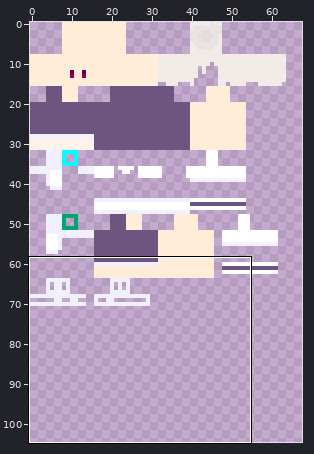
Sprite sheet, stored at izayoi_sakuya/texture.png. Above: a wide view before the commit, with the close-up outlined.
Close-up. Before:
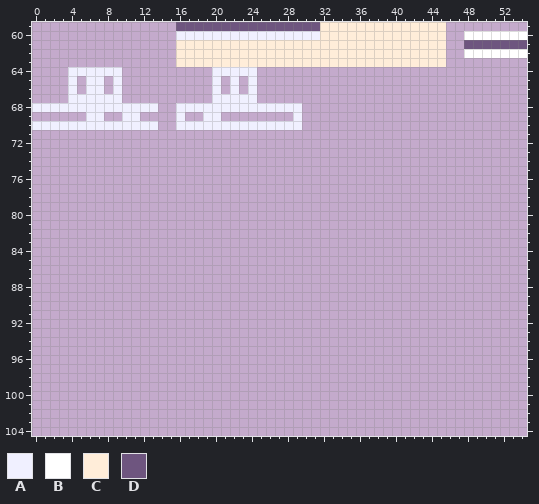
The file is 128x128 pixels. Colours within 5 levels of each other are drawn and written as one. Shown: x 0..54, y 59..104. The wide view leaves out empty margins.
Palette (. is transparent): A #f0f0ff  B #ffffff  C #ffedd9  D #6e557f
Pixels before (only the part around the change), first column x 0:
 59 ................DDDDDDDDDDDDDDDDCCCCCCCCCCCCCC.........
 60 ................AAAAAAAAAAAAAAAACCCCCCCCCCCCCC..BBBBBBB
 61 ................CCCCCCCCCCCCCCCCCCCCCCCCCCCCCC..DDDDDDD
 62 ................CCCCCCCCCCCCCCCCCCCCCCCCCCCCCC..BBBBBBB
 63 ................CCCCCCCCCCCCCCCCCCCCCCCCCCCCCC.........
 64 ....AAAAAA..........AAAAA..............................
 65 ....A.AA.A..........A.A.A..............................
 66 ....A.AA.A..........A.A.A..............................
 67 ....AAAAAA..........AAAAA..............................
 68 AAAAAAAAAAAAAA..AAAAAAAAAAAAAA.........................
 69 ......AA..AA....A..AA........A.........................
 70 AAAAAAAAAAAAAA..AAAAAAAAAAAAAA.........................
 71 .......................................................
 72 .......................................................
 73 .......................................................
 74 .......................................................
 75 .......................................................
 76 .......................................................
 77 .......................................................
 78 .......................................................
 79 .......................................................
 80 .......................................................
 81 .......................................................
 82 .......................................................
 83 .......................................................
 84 .......................................................
 85 .......................................................
 86 .......................................................
 87 .......................................................
 88 .......................................................
 89 .......................................................
 90 .......................................................
 91 .......................................................
 92 .......................................................
 93 .......................................................
 94 .......................................................
 95 .......................................................
 96 .......................................................
 97 .......................................................
 98 .......................................................
 99 .......................................................
100 .......................................................
101 .......................................................
102 .......................................................
103 .......................................................
104 .......................................................
After the commit:
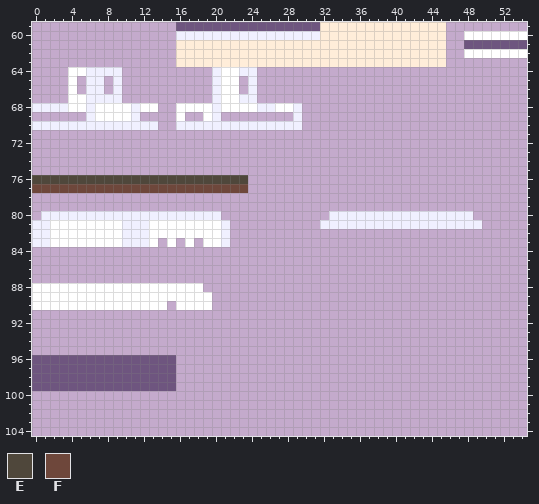
Colours new in this view: E #4f473b  F #6e473b
Difference:
{"y":64,"x":4,"old":"AA","new":"BB"}
{"y":64,"x":21,"old":"AA","new":"BB"}
{"y":65,"x":4,"old":"A","new":"B"}
{"y":65,"x":21,"old":".A","new":"BB"}
{"y":66,"x":4,"old":"A","new":"B"}
{"y":66,"x":21,"old":".A","new":"BB"}
{"y":67,"x":4,"old":"AA","new":"BB"}
{"y":67,"x":21,"old":"AA","new":"BB"}
{"y":68,"x":4,"old":"AA","new":"BB"}
{"y":68,"x":7,"old":"AAAA","new":"BBBB"}
{"y":68,"x":12,"old":"AA","new":"BB"}
{"y":68,"x":16,"old":"AAAA","new":"BBBB"}
{"y":68,"x":21,"old":"AAAA","new":"BBBB"}
{"y":68,"x":27,"old":"AA","new":"BB"}
{"y":69,"x":7,"old":"A..A","new":"BBBB"}
{"y":69,"x":16,"old":"A","new":"B"}
{"y":69,"x":19,"old":"A","new":"B"}
{"y":76,"x":0,"old":"........................","new":"EEEEEEEEEEEEEEEEEEEEEEEE"}
{"y":77,"x":0,"old":"........................","new":"FFFFFFFFFFFFFFFFFFFFFFFF"}
{"y":80,"x":1,"old":"....................","new":"AAAAAAAAAAAAAAAAAAAA"}
{"y":80,"x":33,"old":"................","new":"AAAAAAAAAAAAAAAA"}
{"y":81,"x":0,"old":"......................","new":"AABBBBBBBBAAABBBBBBBBA"}
{"y":81,"x":32,"old":"..................","new":"AAAAAAAAAAAAAAAAAA"}
{"y":82,"x":0,"old":"......................","new":"AABBBBBBBBAAABBBBBBBBA"}
{"y":83,"x":0,"old":"..............","new":"AABBBBBBBBAAAB"}
{"y":83,"x":15,"old":".","new":"B"}
{"y":83,"x":17,"old":".","new":"B"}
{"y":83,"x":19,"old":"...","new":"BBA"}
{"y":88,"x":0,"old":"...................","new":"BBBBBBBBBBBBBBBBBBB"}
{"y":89,"x":0,"old":"....................","new":"BBBBBBBBBBBBBBBBBBBB"}
{"y":90,"x":0,"old":"...............","new":"BBBBBBBBBBBBBBB"}
{"y":90,"x":16,"old":"....","new":"BBBB"}
{"y":96,"x":0,"old":"................","new":"DDDDDDDDDDDDDDDD"}
{"y":97,"x":0,"old":"................","new":"DDDDDDDDDDDDDDDD"}
{"y":98,"x":0,"old":"................","new":"DDDDDDDDDDDDDDDD"}
{"y":99,"x":0,"old":"................","new":"DDDDDDDDDDDDDDDD"}
{"label":"changed","picture_box":[68,67,293,121]}
{"label":"added","picture_box":[32,175,248,310]}
{"label":"added","picture_box":[320,211,482,229]}
{"label":"added","picture_box":[32,355,176,391]}
